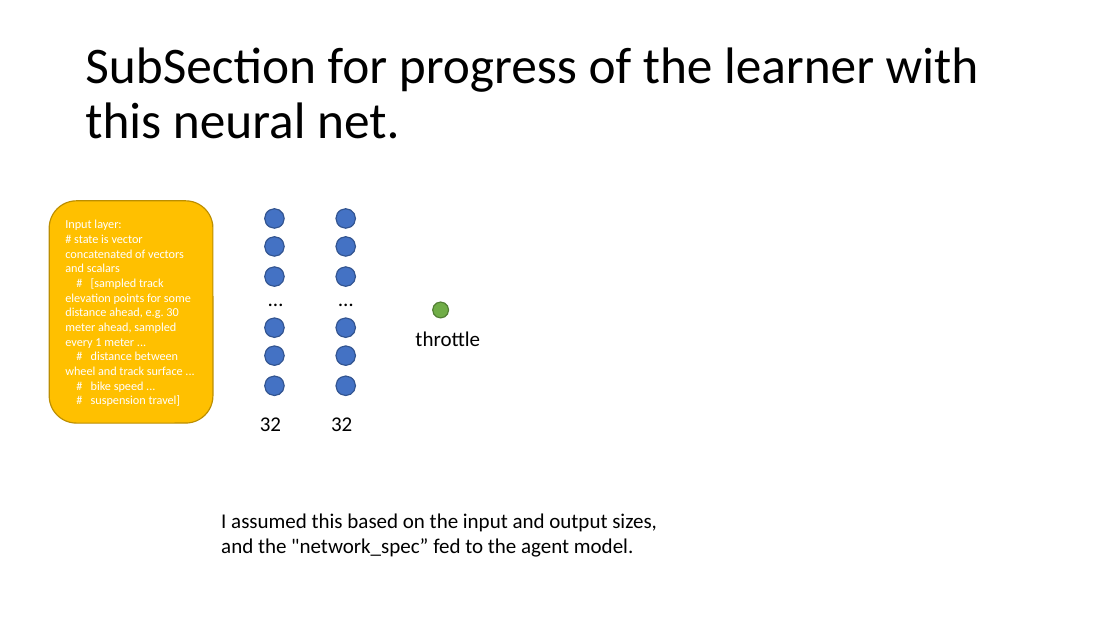
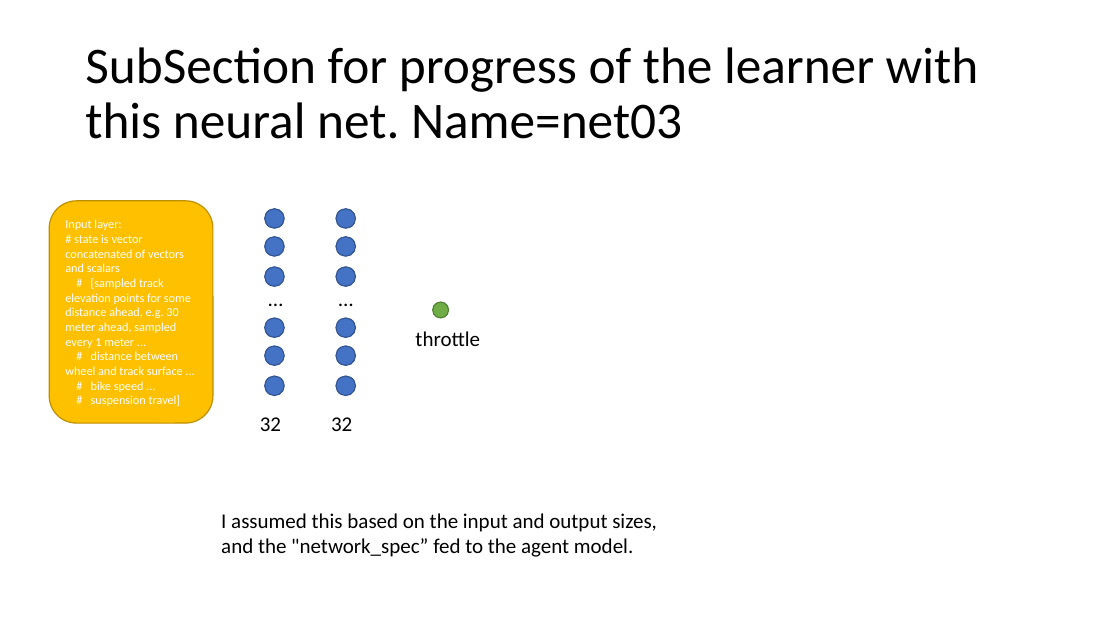
Before and after one commit to albensteinFMBA/Analytics-Demo, a slide deck: slide 10 of supercross_learner/supercross_project_readme.pptx. Drawn at 1120x630 pixels with LibreOffice and Linux fonts; fonts in the diff are those of the drawing. Boxes give left, top, right and bottom in pixels: in the first picture for what was removed or moved away, otherwise in the second. Text is boxed around its words. In the diff, an @@ line names an element or a change of style, - is before the commit and + after.

```diff
--- a/supercross_learner/supercross_project_readme.pptx
+++ b/supercross_learner/supercross_project_readme.pptx
@@ title at <box>85,47,979,139</box>: text changed @@
-SubSection for progress of the learner with this neural net.
+SubSection for progress of the learner with this neural net. Name=net03
```
Also in this commit, not shown: 2 other slides changed.
